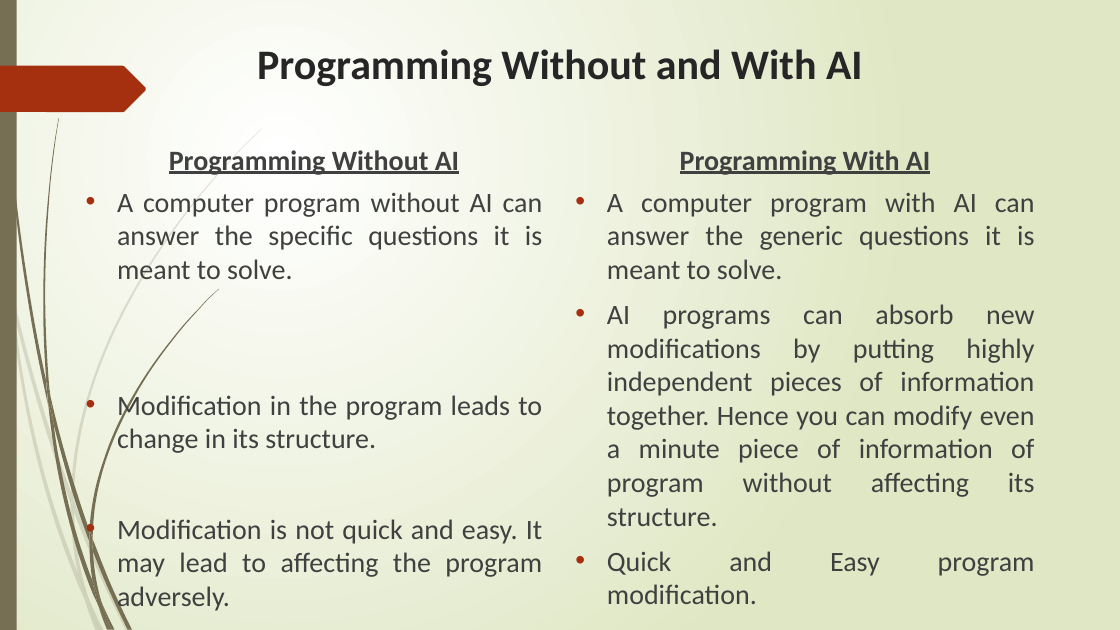
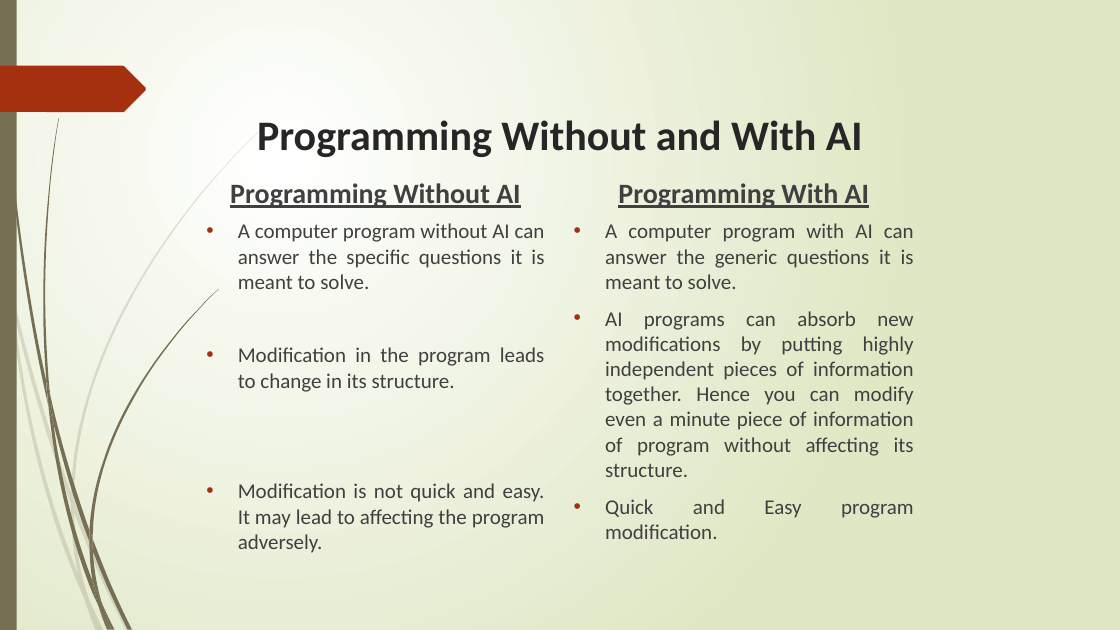
Before and after one commit to lalitgiri/Angular_Practice_Program, a slide deck: slide 13 of Ecommerce-Project/report data/colloquium.pptx. Drawn at 1120x630 pixels with LibreOffice and Linux fonts; fonts in the diff are those of the drawing. Boxes give left, top, right and bottom in pixels: in the first picture for what was removed or moved away, otherwise in the second. Text is boxed around its words. In the diff, an @@ line names an element or a change of style, - is before the commit and + after.

```diff
--- a/Ecommerce-Project/report data/colloquium.pptx
+++ b/Ecommerce-Project/report data/colloquium.pptx
@@ title "Programming Without and With AI": place and size @@
-title "Programming Without and With AI" at (257,49,863,86)
+title "Programming Without and With AI" at (257,120,863,157)
@@ text "Programming Without AI": place and size @@
-text "Programming Without AI" at (169,150,459,175)
+text "Programming Without AI" at (230,183,520,208)
@@ text "Programming With AI": place and size @@
-text "Programming With AI" at (680,150,930,175)
+text "Programming With AI" at (618,183,869,208)
@@ text "A computer program without AI ..." at (238,223,545,553): size 24 to 18 pt @@
@@ text "A computer program without AI ...": place and size @@
-text "A computer program without AI ..." at (117,192,543,613)
+text "A computer program without AI ..." at (238,223,545,553)
@@ text "A computer program with AI ...": place and size @@
-text "A computer program with AI ..." at (607,192,1035,576)
+text "A computer program with AI ..." at (605,223,914,518)
@@ text "A computer program with AI ..." at (605,223,914,518): size 24 to 18 pt @@
```
Also in this commit, not shown: 28 other slides changed, 2 other files.
